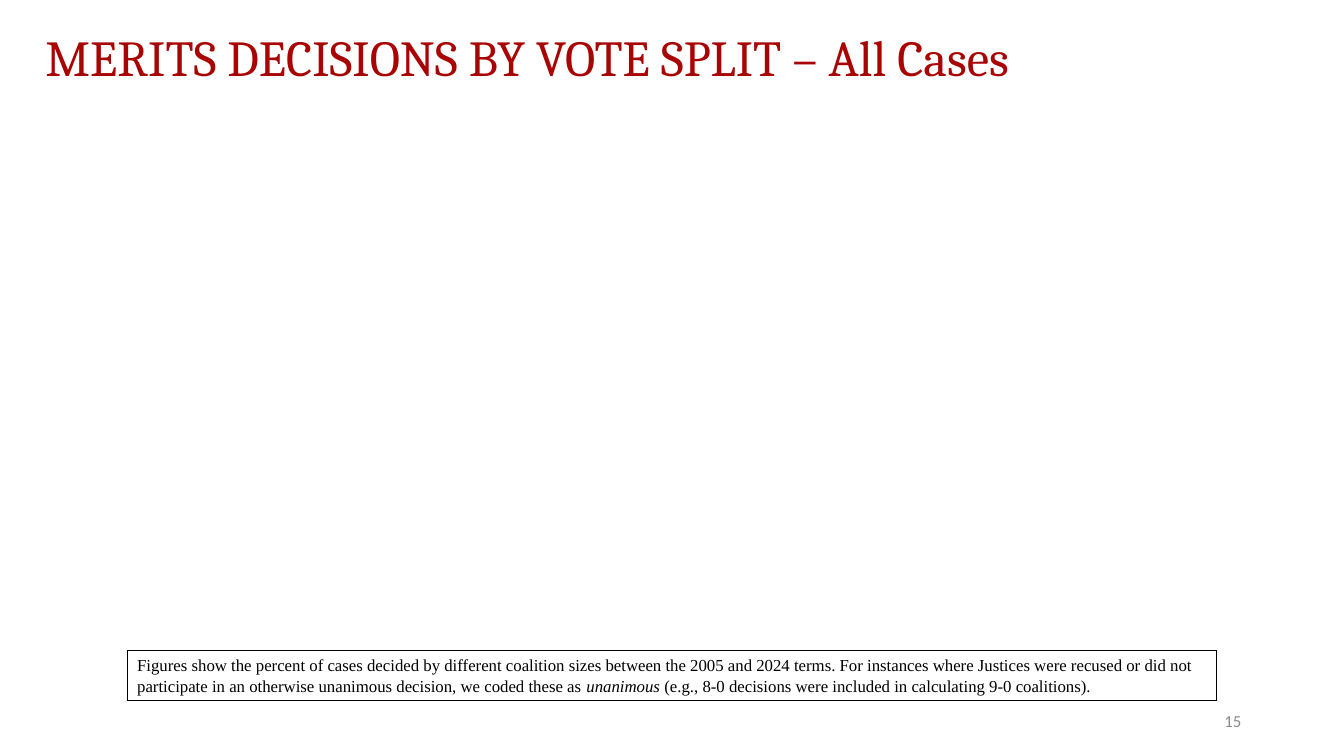
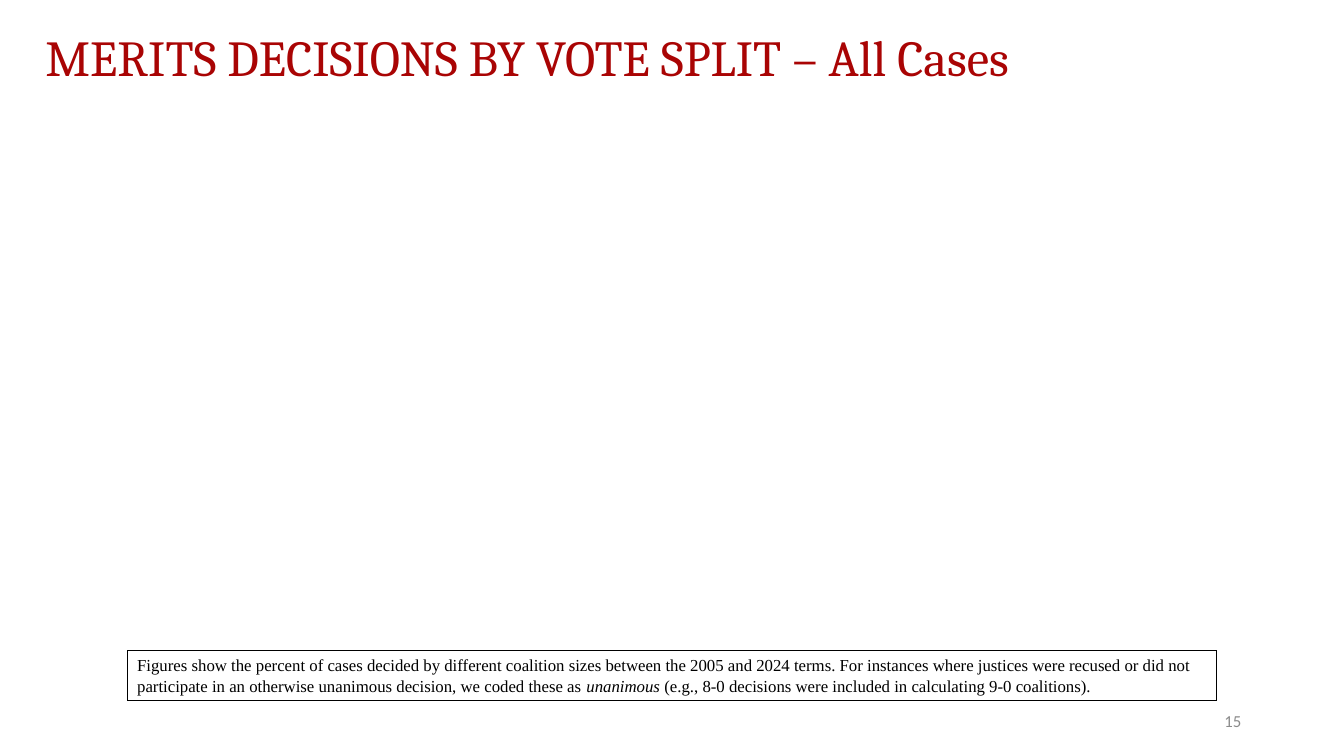
Before and after one commit to JakeTruscott/scotuswatch, a slide deck: slide 15 of Stat Reviews/OT24_StatReview/compilation/SCOTUSBlog/statpack_OT24.pptx. Drawn at 1344x756 pixels with LibreOffice and Linux fonts; fonts in the diff are those of the drawing; background and template pictures are left out. Boxes give left, top, right and bottom in pixels: in the first picture for what was removed or moved away, otherwise in the second. Text is boxed around its words. In the diff, an @@ line names an element or a change of style, - is before the commit and + after.

```diff
--- a/Stat Reviews/OT24_StatReview/compilation/SCOTUSBlog/statpack_OT24.pptx
+++ b/Stat Reviews/OT24_StatReview/compilation/SCOTUSBlog/statpack_OT24.pptx
@@ text in rectangle at (137,659,1189,696): text changed @@
-Figures show the percent of cases decided by different coalition sizes between the 2005 and 2024 terms. For instances where Justices were recused or did not participate in an otherwise unanimous decision, we coded these as unanimous (e.g., 8-0 decisions were included in calculating 9-0 coalitions).
+Figures show the percent of cases decided by different coalition sizes between the 2005 and 2024 terms. For instances where justices were recused or did not participate in an otherwise unanimous decision, we coded these as unanimous (e.g., 8-0 decisions were included in calculating 9-0 coalitions).
```
Also in this commit, not shown: 20 other slides changed, 1 slide removed, 9 other files.
